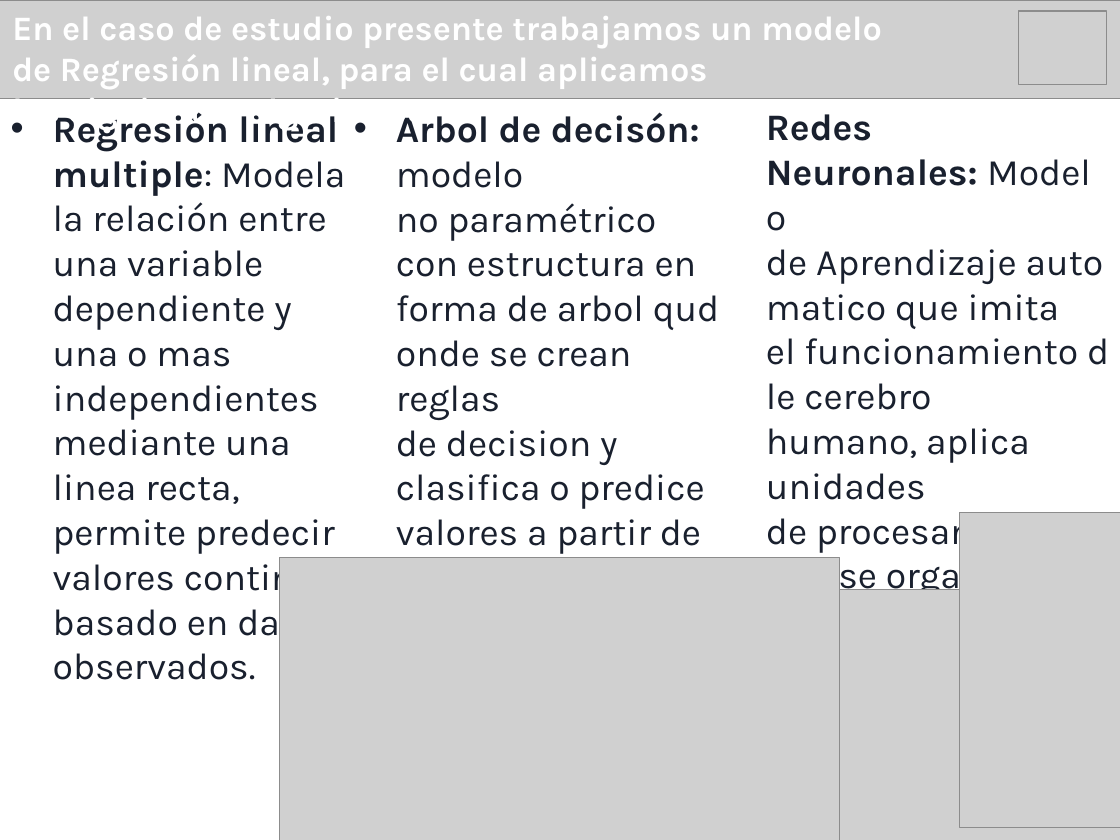
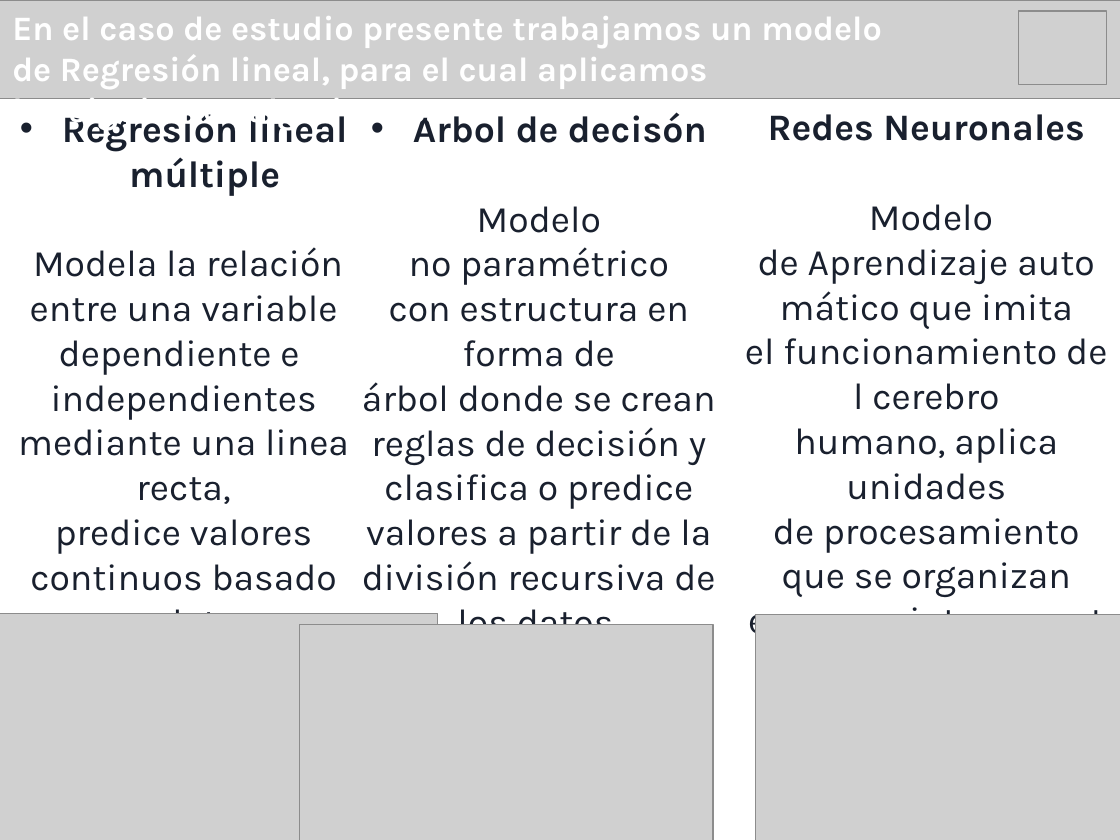
Before and after one commit to IgnGGA/grupo9, a slide deck: slide 6 of presentación/presentaciónDosMineriaDeDatos.pptx (slide 5 before the commit). Drawn at 1120x840 pixels with LibreOffice and Linux fonts; fonts in the diff are those of the drawing; grey boxes stand for pictures. Boxes give left, top, right and bottom in pixels: in the first picture for what was removed or moved away, otherwise in the second. Text is boxed around its words. In the diff, an @@ line names an element or a change of style, - is before the commit and + after.

```diff
--- a/presentación/presentaciónDosMineriaDeDatos.pptx
+++ b/presentación/presentaciónDosMineriaDeDatos.pptx
@@ text at <box>18,114,349,614</box>: text changed @@
-• Regresión lineal multiple: Modela la relación entre una variable dependiente y una o mas independientes mediante una linea recta, permite predecir valores continuos basado en datos observados.
+• Regresión lineal múltiple
+Modela la relación entre una variable dependiente e independientes mediante una linea recta, predice valores continuos basado en datos observados.
@@ text at <box>362,112,716,625</box>: text changed @@
-• Arbol de decisón: modelo no paramétrico con estructura en forma de arbol qudonde se crean reglas de decision y clasifica o predice valores a partir de datos mediante la division recursiva del cojunto.
+• Arbol de decisón
+Modelo no paramétrico con estructura en forma de árbol donde se crean reglas de decisión y clasifica o predice valores a partir de la división recursiva de los datos.
@@ text at <box>745,114,1085,643</box>: text changed @@
-Redes Neuronales: Modelo de Aprendizaje automatico que imita el funcionamiento dle cerebro humano, aplica unidades de procesamiento que se organizan en capas interconectadas.
+Redes Neuronales
+Modelo de Aprendizaje automático que imita el funcionamiento del cerebro humano, aplica unidades de procesamiento que se organizan en capas interconectadas.
@@ picture: place and size @@
-picture at <box>959,513,1120,828</box>
+picture at <box>0,614,438,840</box>
@@ picture: place and size @@
-picture at <box>280,558,840,840</box>
+picture at <box>299,624,712,840</box>
@@ picture: place and size @@
-picture at <box>736,589,1120,840</box>
+picture at <box>756,614,1120,840</box>
```
Also in this commit, not shown: 3 other slides changed, 3 slides added, 3 slides removed, 12 other files.
